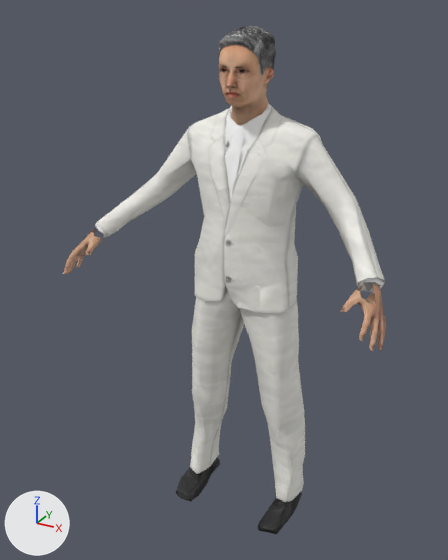
What one commit did to the glTF model public/models/people/mh_comandante.glb.
Camera for both pictures: a 50 mm camera at (0.969, -1.971, 1.969) aimed at (-0.047, -0.123, 1.046). The axes (+X, +Y, +Z) are drawn at lower left. The lights are the same throughout. The picture after the commit comes second.

The first picture shows 'cuerpo'.
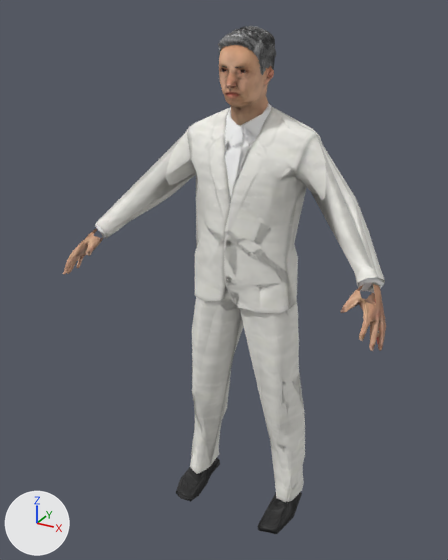
Where the change shows, as pixel boxes (x1, y1, x2, y2) in the pictures (448 x 560 px):
```json
{"object": "lejos", "change": "added", "after": [67, 26, 385, 533]}
```

Scene script edits in JSON lines:
```json
{"op": "add", "block": "me_mh_comandante_lejos", "code": ["me_mh_comandante_lejos = bpy.data.meshes.new('mh_comandante-lejos')", "me_mh_comandante_lejos.from_pydata(...)  # 962 vertices, 1759 faces; spans x -0.6..0.6, y -0.41..0.13, z 0.0..1.92", "me_mh_comandante_lejos.materials.append(mat_persona)"]}
{"op": "add", "block": "ob_lejos", "code": ["ob_lejos = bpy.data.objects.new('lejos', me_mh_comandante_lejos)", "ob_lejos.location = (0.0, 0.0, 0.0)"]}
```
